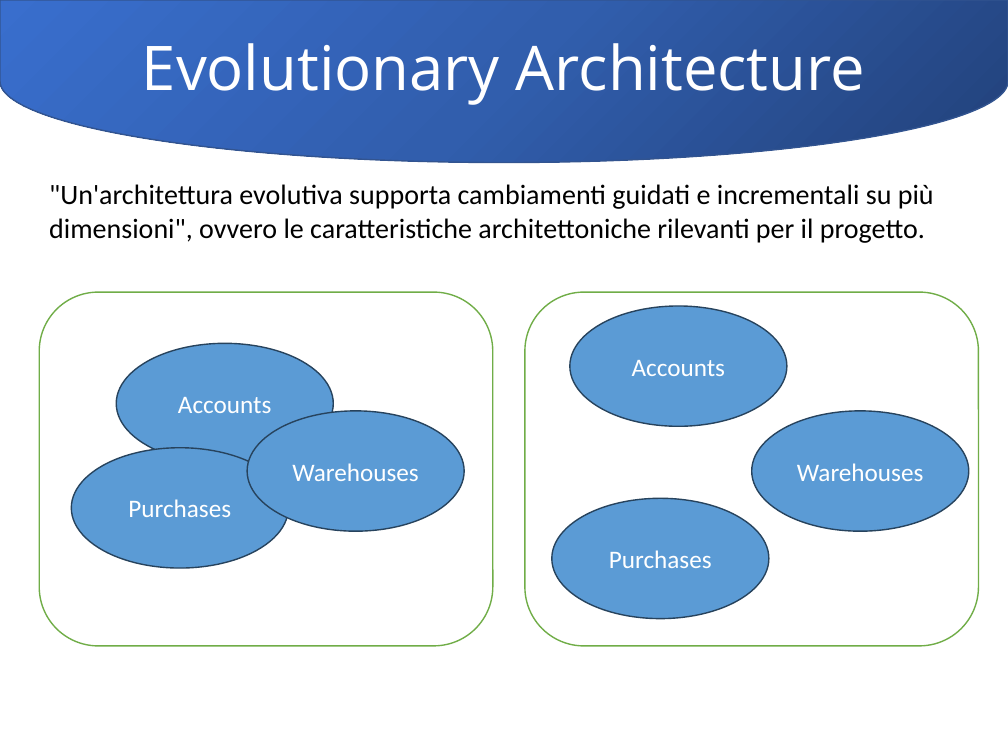
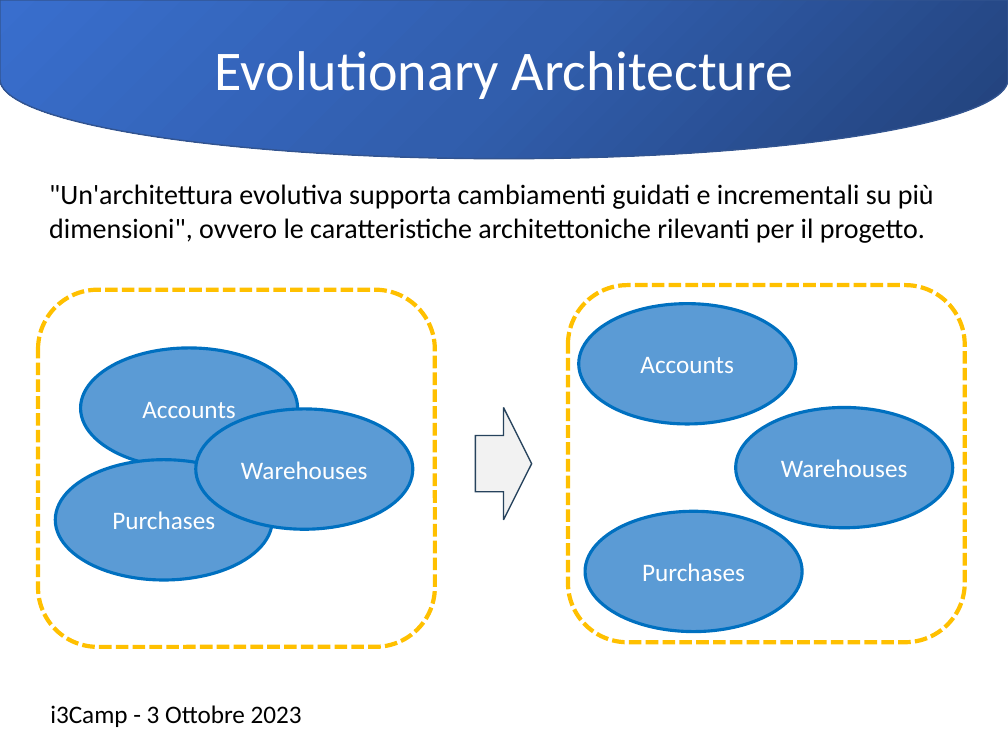
Before and after one commit to Ace68/slide, a slide deck: slide 5 of 2023/20231004-i3Camp/20231003-i3Camp.pptx. Drawn at 1008x756 pixels with LibreOffice and Linux fonts; fonts in the diff are those of the drawing; background and template pictures are left out. Boxes give left, top, right and bottom in pixels: in the first picture for what was removed or moved away, otherwise in the second. Text is boxed around its words. In the diff, an @@ line names an element or a change of style, - is before the commit and + after.

Commit message:
i3Camp 2023-10

```diff
--- a/2023/20231004-i3Camp/20231003-i3Camp.pptx
+++ b/2023/20231004-i3Camp/20231003-i3Camp.pptx
@@ flow chart delay "Evolutionary Architecture" at (x1=0, y1=1, x2=1007, y2=159): size 44 to 40 pt, font Open Sans to Calibri; vertical alignment top to middle; fill none to gradient #23427A to #315EAD to #3A6FCE; outline none to #325491 1 pt; rotation 0 to 90 degrees @@
@@ flow chart delay removed at (x1=0, y1=1, x2=1007, y2=163) @@
@@ rounded rectangle at (x1=38, y1=289, x2=435, y2=646): outline #70AD47 1 pt to #FFC000 3 pt dashed @@
@@ rounded rectangle resized from (x1=39, y1=292, x2=493, y2=646) to (x1=38, y1=289, x2=435, y2=646) @@
@@ rounded rectangle resized from (x1=525, y1=292, x2=979, y2=646) to (x1=568, y1=285, x2=965, y2=642) @@
@@ rounded rectangle at (x1=568, y1=285, x2=965, y2=642): outline #70AD47 1 pt to #FFC000 3 pt dashed @@
@@ ellipse "Accounts" moved from (x1=570, y1=306, x2=786, y2=426) to (x1=579, y1=303, x2=795, y2=423) @@
@@ ellipse "Accounts" moved from (x1=116, y1=344, x2=333, y2=464) to (x1=81, y1=348, x2=297, y2=468) @@
@@ outline #28445D 1 pt to #0070C0 2.25 pt in 6 elements at (x1=579, y1=303, x2=795, y2=423), (x1=736, y1=407, x2=953, y2=527), (x1=55, y1=460, x2=272, y2=580), (x1=81, y1=348, x2=297, y2=468), (x1=585, y1=511, x2=801, y2=631), (x1=196, y1=409, x2=412, y2=529) @@
@@ ellipse "Warehouses" moved from (x1=247, y1=411, x2=464, y2=531) to (x1=196, y1=409, x2=412, y2=529) @@
@@ right arrow added at (x1=476, y1=407, x2=532, y2=519), fill #F2F2F2, outline #28445D 1 pt @@
@@ ellipse "Warehouses" moved from (x1=752, y1=411, x2=969, y2=531) to (x1=736, y1=407, x2=953, y2=527) @@
@@ ellipse "Purchases" moved from (x1=72, y1=448, x2=288, y2=568) to (x1=55, y1=460, x2=272, y2=580) @@
@@ ellipse "Purchases" moved from (x1=551, y1=498, x2=768, y2=618) to (x1=585, y1=511, x2=801, y2=631) @@
@@ text added at (x1=50, y1=705, x2=302, y2=727), 18 pt, text #000000 @@
+i3Camp - 3 Ottobre 2023
```
Also in this commit, not shown: 6 other slides changed, 5 slides added, 4 slides removed.
